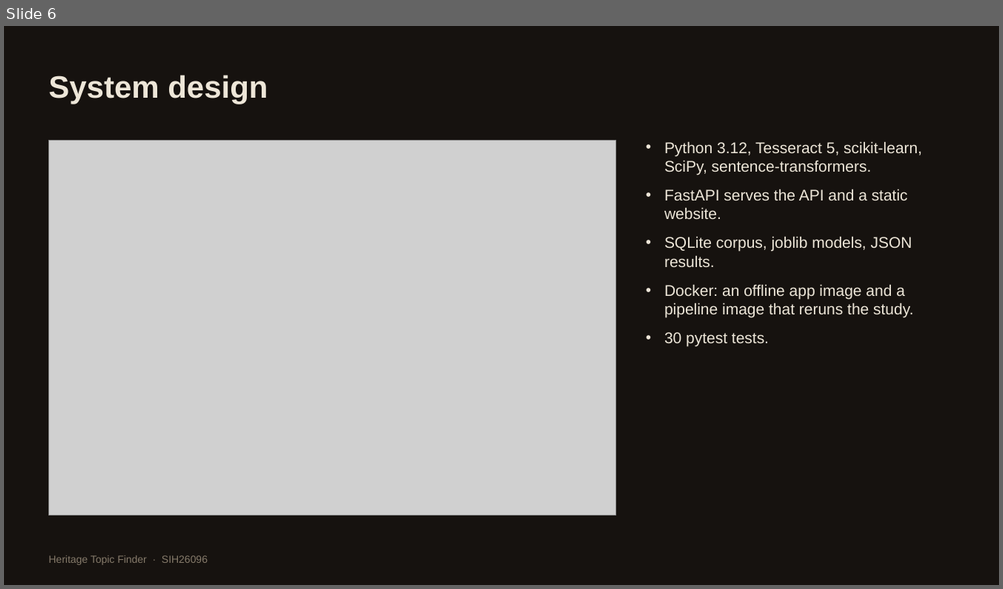
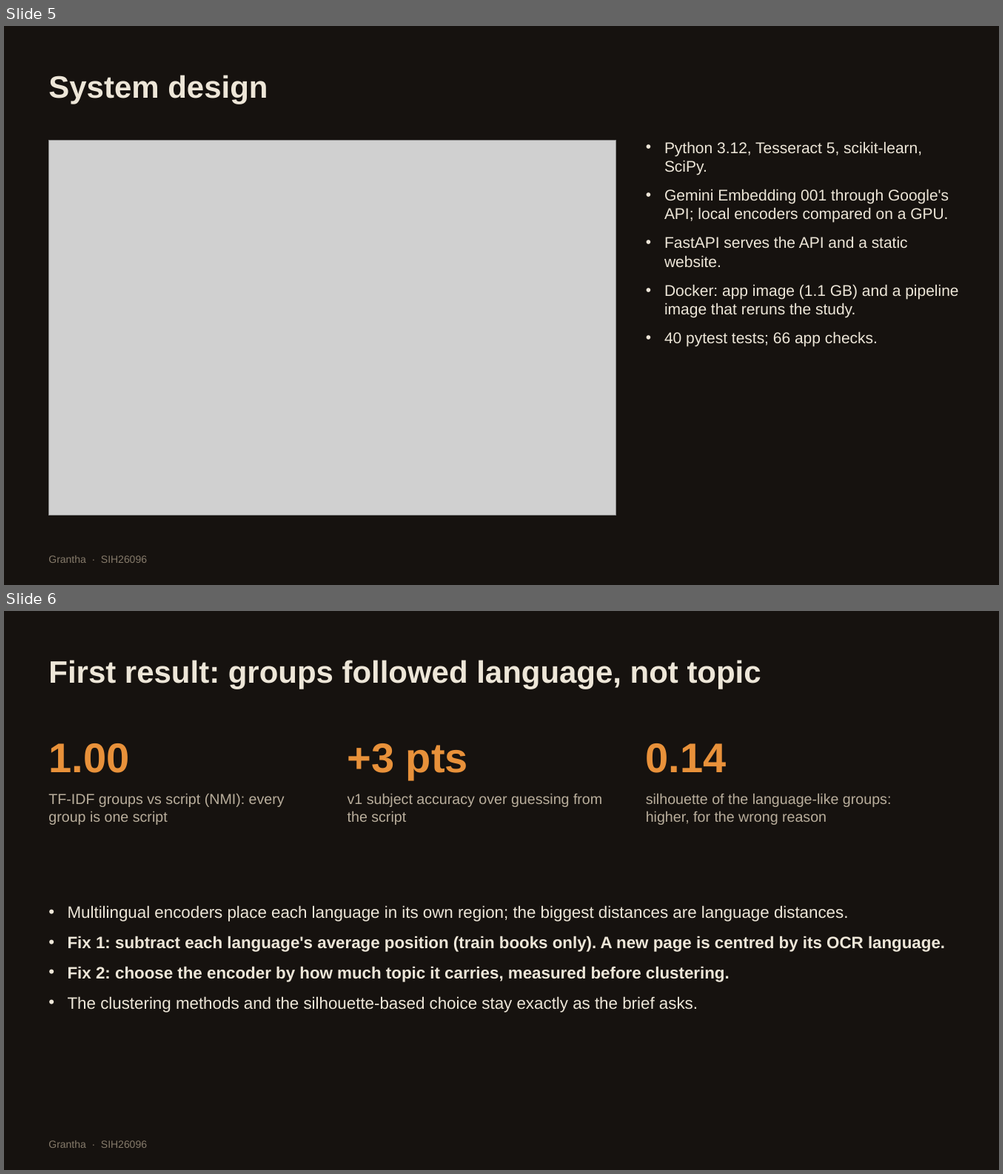
Before and after one commit to rohannes64/Grantha-Heritage-Tracker, a slide deck: docs/Grantha_Deck.pptx. Shown one above the other, each under a label of ours: slide 6 before the commit, slides 5 and 6 after it. The pictures are 1003x589 and 1003x1174 pixels, drawn with LibreOffice and Linux fonts; fonts in the diff are those of the drawing; grey boxes stand for pictures. Boxes give left, top, right and bottom in pixels: in the first picture for what was removed or moved away, otherwise in the second. Text is boxed around its words. In the diff, an @@ line names an element or a change of style, - is before the commit and + after.

```diff
--- a/docs/Grantha_Deck.pptx
+++ b/docs/Grantha_Deck.pptx
@@ slide 6 added at (x1=4, y1=611, x2=999, y2=1170), background #16120F @@
@@ text added at (x1=48, y1=660, x2=761, y2=689), 30 pt, text #EDE6D8, bold @@
+First result: groups followed language, not topic
@@ text added at (x1=48, y1=743, x2=129, y2=773), 40 pt, text #E8913A, bold @@
+1.00
@@ text added at (x1=347, y1=743, x2=468, y2=780), 40 pt, text #E8913A, bold @@
++3 pts
@@ text added at (x1=646, y1=743, x2=726, y2=773), 40 pt, text #E8913A, bold @@
+0.14
@@ text added at (x1=48, y1=794, x2=284, y2=825), 14 pt, text #B9AE9C @@
+TF-IDF groups vs script (NMI): every group is one script
@@ text added at (x1=347, y1=794, x2=602, y2=825), 14 pt, text #B9AE9C @@
+v1 subject accuracy over guessing from the script
@@ text added at (x1=646, y1=794, x2=891, y2=825), 14 pt, text #B9AE9C @@
+silhouette of the language-like groups: higher, for the wrong reason
@@ text added at (x1=68, y1=906, x2=945, y2=1013), 16 pt, text #EDE6D8 @@
+• Multilingual encoders place each language in its own region; the biggest distances are language distances.
+• Fix 1: subtract each language's average position (train books only). A new page is centred by its OCR language.
+• Fix 2: choose the encoder by how much topic it carries, measured before clustering.
+• The clustering methods and the silhouette-based choice stay exactly as the brief asks.
@@ text added at (x1=48, y1=1141, x2=147, y2=1148), 10 pt, text #857A6A @@
+Grantha · SIH26096
@@ what was slide 6 is now slide 5 @@
@@ slide 5 changed as well @@
@@ text at (x1=664, y1=141, x2=948, y2=223): text changed @@
-• Python 3.12, Tesseract 5, scikit-learn, SciPy, sentence-transformers.
+• Python 3.12, Tesseract 5, scikit-learn, SciPy.
+• Gemini Embedding 001 through Google's API; local encoders compared on a GPU.
@@ text at (x1=664, y1=284, x2=958, y2=347): text changed @@
-• SQLite corpus, joblib models, JSON results.
-• Docker: an offline app image and a pipeline image that reruns the study.
-• 30 pytest tests.
+• Docker: app image (1.1 GB) and a pipeline image that reruns the study.
+• 40 pytest tests; 66 app checks.
@@ text at (x1=48, y1=556, x2=147, y2=563): text changed @@
-Heritage Topic Finder · SIH26096
+Grantha · SIH26096
```
Also in this commit, not shown: 10 other slides changed, 4 other slides added, 6 slides removed, 14 other files.
